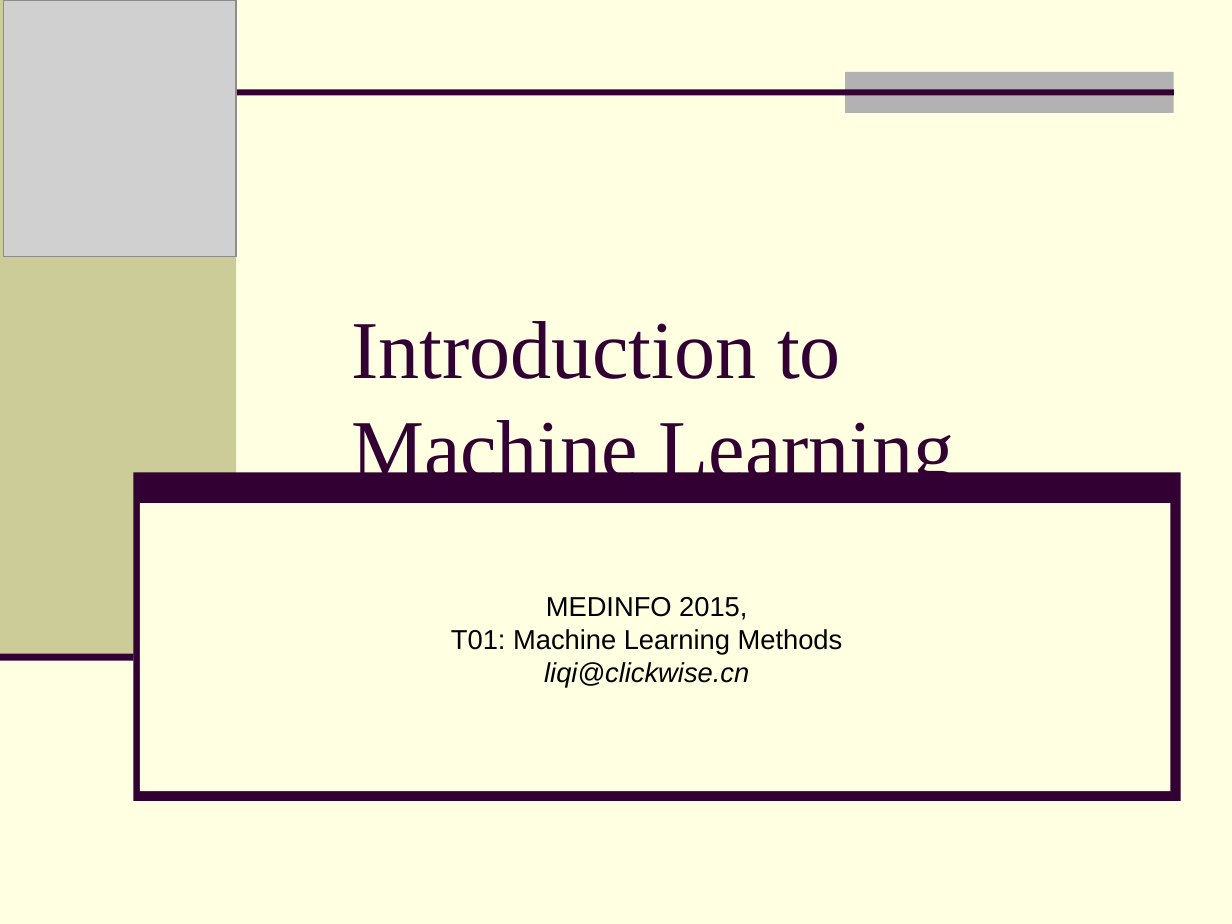
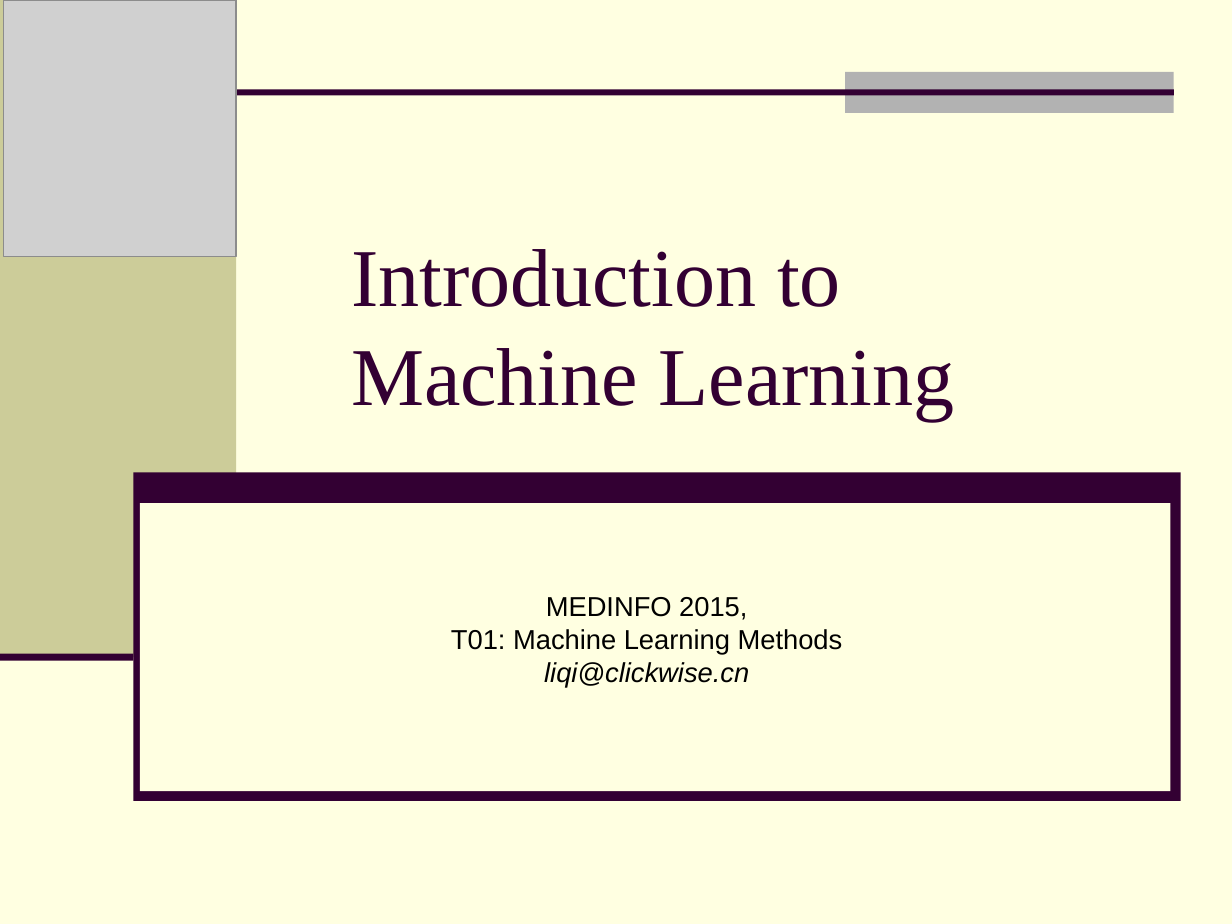
Before and after one commit to clickwise/user_click, a slide deck: slide 1 of docs/Introduction to Machine Learning.ppt. Drawn at 1232x924 pixels with LibreOffice and Linux fonts; fonts in the diff are those of the drawing; grey boxes stand for pictures. Boxes give left, top, right and bottom in pixels: in the first picture for what was removed or moved away, otherwise in the second. Text is boxed around its words. In the diff, an @@ line names an element or a change of style, - is before the commit and + after.

```diff
--- a/docs/Introduction to Machine Learning.ppt
+++ b/docs/Introduction to Machine Learning.ppt
@@ title "Introduction to Machine Learning": place and size @@
-title "Introduction to Machine Learning" at (351,321,955,492)
+title "Introduction to Machine Learning" at (351,249,955,420)
```
Also in this commit, not shown: 3 other slides changed, 5 slides added, 3 slides removed, 3 other files.
